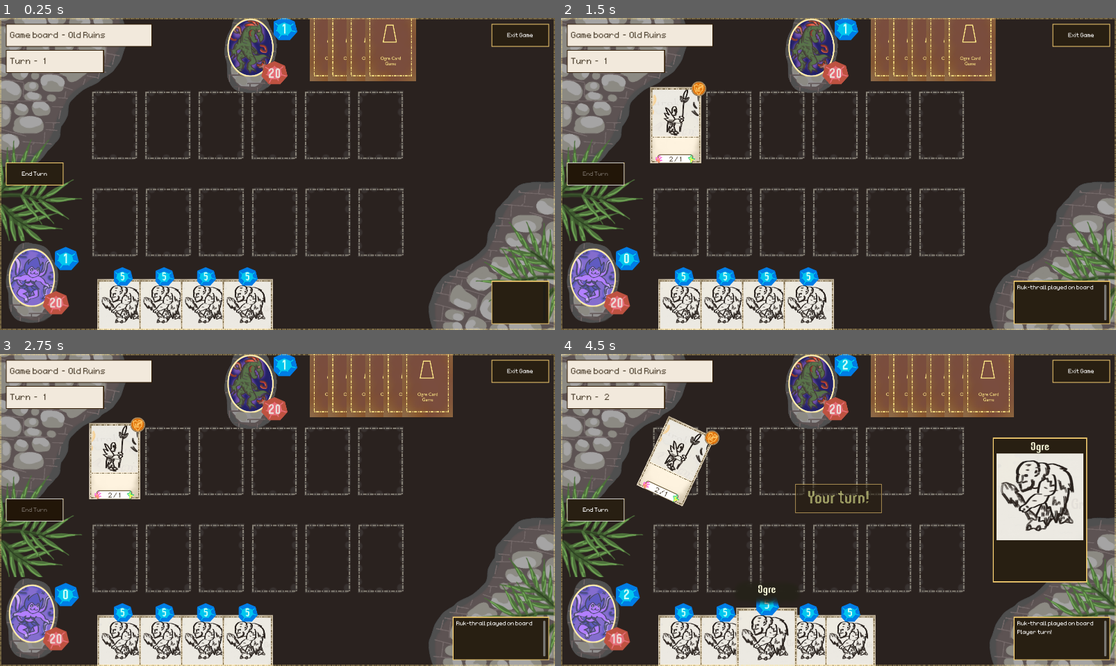
Above: before the commit, frames 1-4 (two rows, left to right).
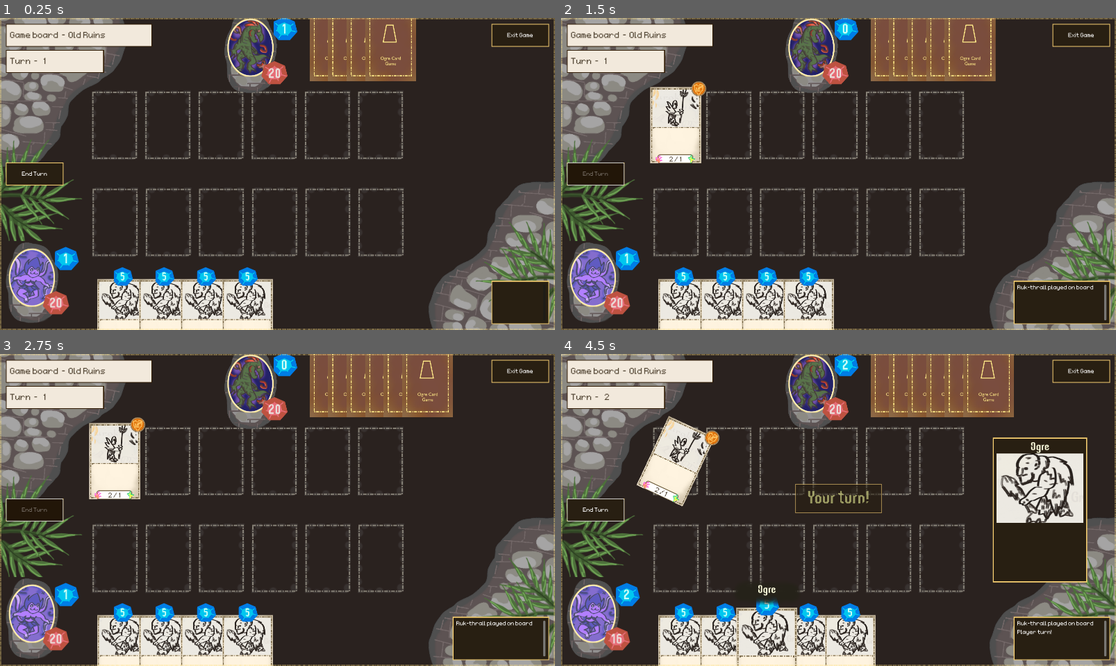
Above: after the commit, the same moments.

Repository: OttoElomaa/Godot-4-Ogre-Card-Game
Game: Godot game, scene res://GameScenes/main.tscn
The game is run twice, just before and just after one commit, with the same random seed, the same clock (stepped at 60 frames per second) and the same inputs.
Inputs (mouse positions are in pixels of both pictures, inside the frame that each line leads up to):
- Up to frame 1 (0.25 s): no input
- Up to frame 2 (1.5 s): click (594, 174) at 0.5 s; click (594, 174) at 1.25 s
- Up to frame 3 (2.75 s): click (33, 510) at 2 s
- Up to frame 4 (4.5 s): drag from (683, 653) to (816, 385) at 2.77 s; drag from (727, 653) to (816, 385) at 3.52 s; move the mouse to (766, 653) at 4.27 s; click (766, 653) at 4.42 s

The runs differ from the first frame. In frame 1, 2.1% of the frame differs, in the area x 17-49%, y 84-100%; in frame 2, 2.5%; in frame 3, 2.5%; in frame 4, 5.5%, in the area x 15-95%, y 21-100%.

Commit message:
Visual - Card: Made card art less tall, so effect text box can be decently tall

Diff:
--- a/Cards/card.tscn
+++ b/Cards/card.tscn
@@ -1,7 +1,6 @@
 [gd_scene load_steps=26 format=3 uid="uid://mxfejwivkelm"]
 
 [ext_resource type="Script" uid="uid://drheo1lr8gec8" path="res://Cards/card.gd" id="1_i5yq8"]
-[ext_resource type="Texture2D" uid="uid://dpqhi5cjnnq65" path="res://Art/CardComponents/card-background-texture-V2.png" id="2_7bc8n"]
 [ext_resource type="Texture2D" uid="uid://dlg7x4i3jv20p" path="res://Art/CardComponents/card-backside-texture.png" id="2_p0ugb"]
 [ext_resource type="Script" uid="uid://dfqyywxg05ds" path="res://Cards/cardEffectNode.gd" id="2_r3tma"]
 [ext_resource type="Script" uid="uid://kbmh20bwbb3u" path="res://Cards/keyword_handler.gd" id="3_lcq1x"]
@@ -11,6 +10,7 @@
 [ext_resource type="StyleBox" path="res://PanelStyles/EmptyStyleBox.tres" id="4_w0fdq"]
 [ext_resource type="Texture2D" uid="uid://qngukrd0n58y" path="res://Art/CardComponents/card-mana-cost-indicator-texture.png" id="5_6ma8t"]
 [ext_resource type="Texture2D" uid="uid://t83v3cphysuw" path="res://Art/CardComponents/card-background-spell-texture.png" id="5_jsedn"]
+[ext_resource type="Texture2D" uid="uid://dbo04yx5ffla6" path="res://Art/CardComponents/card-background-texture-V3.png" id="6_lcq1x"]
 [ext_resource type="LabelSettings" uid="uid://bujre4bd418t" path="res://Fonts/LabelSetHeaderMana.tres" id="6_u70hd"]
 [ext_resource type="Texture2D" uid="uid://ddcgs1oy32v0i" path="res://Art/CardComponents/card-action-state-indicator-texture-active-V2.png" id="7_gi0db"]
 [ext_resource type="Texture2D" uid="uid://cq6ndvj18kyn0" path="res://Art/CardComponents/card-action-state-indicator-frame-texture-V2.png" id="8_cvyu6"]
@@ -253,14 +253,14 @@
 [node name="Background" type="Node2D" parent="Frontside"]
 
 [node name="Creature" type="Sprite2D" parent="Frontside/Background"]
-texture = ExtResource("2_7bc8n")
+texture = ExtResource("6_lcq1x")
 
 [node name="Spell" type="Sprite2D" parent="Frontside/Background"]
 visible = false
 texture = ExtResource("5_jsedn")
 
 [node name="Art" type="Sprite2D" parent="Frontside"]
-position = Vector2(0, -53)
+position = Vector2(0, -73)
 texture = ExtResource("3_trd61")
 
 [node name="ManaCost" type="Node2D" parent="Frontside"]
@@ -334,9 +334,9 @@
 anchor_right = 0.5
 anchor_bottom = 0.5
 offset_left = -83.0
-offset_top = 60.0
+offset_top = 23.0
 offset_right = 83.0
-offset_bottom = 198.0
+offset_bottom = 129.0
 grow_horizontal = 2
 grow_vertical = 2
 size_flags_horizontal = 4
--- a/GameScenes/cards_manager.gd
+++ b/GameScenes/cards_manager.gd
@@ -172,6 +172,7 @@
 	#### ONLY IF IT'S NOT SLOTTED
 	if not card.mySlot:
 		currentDraggedCard = card
+		card.z_index = 5
 
 	#### SLOTTED CARDS WILL ATTACK INSTEAD
 	else:
@@ -182,12 +183,12 @@
 
 func handleFinishDraggingCard() -> Node:
 	var success := false
+	var c = currentDraggedCard
 
 	#### FIND CARD SLOT
 	var results = main.fetchMouseOverObjects(COLLISION_MASK_CARD_SLOT)
 	if results.size() > 0:
 		var selectedSlot:CardSlot = getCollidedObject(results[0])
-		var c = currentDraggedCard
 
 		#### CARD IS NOT SPELL: SET CARD To Found AVAILABLE SLOT
 		if not c.isSpell:
@@ -199,12 +200,16 @@
 			success = handlePlayRitual(c, selectedSlot)
 
 
-	#### CLEAR SLOT FROM CARD'S END
+	if success:
+		c.z_index = 1
+
+	#### CLEAR SLOT FROM CARD'S END -> Why? What?
 	if not success:
 		if currentDraggedCard:
 			if currentDraggedCard.mySlot:
 				currentDraggedCard.mySlot.toggleAvailable(true)
 				currentDraggedCard.mySlot = null
+
 	updateHandCardsVisuals()
 	return null
 
@@ -219,13 +224,7 @@
 func handlePlaceCardInSlot(c:Card, slot:CardSlot):
 
 	placeCardInSlot(c, slot)
-	battleSystem.playerMana -= c.manaCost
-
-	#### CARD VISUAL STUFF
-
-	battleSystem.updateResourceLabels()
-
-	#if success:
+
 	if not main.checkSlotPlayer(slot):
 		var tween = get_tree().create_tween()
 		tween.tween_property(c, "position", slot.position, 0.2)
@@ -237,6 +236,7 @@
 		c.reparent($PlayerBoard)
 		battleSystem.playerMana -= c.manaCost
 
+	battleSystem.updateResourceLabels()
 	return true
 
 
@@ -245,7 +245,6 @@
 	card.scale = Vector2.ONE
 	card.toggleFrontSide(true)
 	card.toggleManaCostIndicator(false)
-
 
 	#### SLOT STUFF
 	card.mySlot = slot
Binary file added: Art/CardArt/card-art-base-card-idk-v1.png
Not shown, added: Art/CardArt/card-art-base-card-idk-v1.png.import
Binary file changed: Art/CardArt/card-art-base-card-idk.png
Binary file changed: Art/CardArt/card-art-creature-mardok-houndbeast.png
Binary file changed: Art/CardArt/card-art-creature-pikeman.png
Binary file changed: Art/CardArt/card-art-creature-ruk-raider.png
Binary file changed: Art/CardArt/card-art-creature-slagh-rider.png
Binary file changed: Art/CardArt/card-art-ogre.png
Binary file changed: Art/CardArt/card-art-spell-blast.png
Binary file added: Art/CardComponents/card-background-texture-V3.png
Not shown, added: Art/CardComponents/card-background-texture-V3.png.import
Not shown, added: Art/CardComponents/card-background-texture-V2.pdn
(and 2 more such lines)
